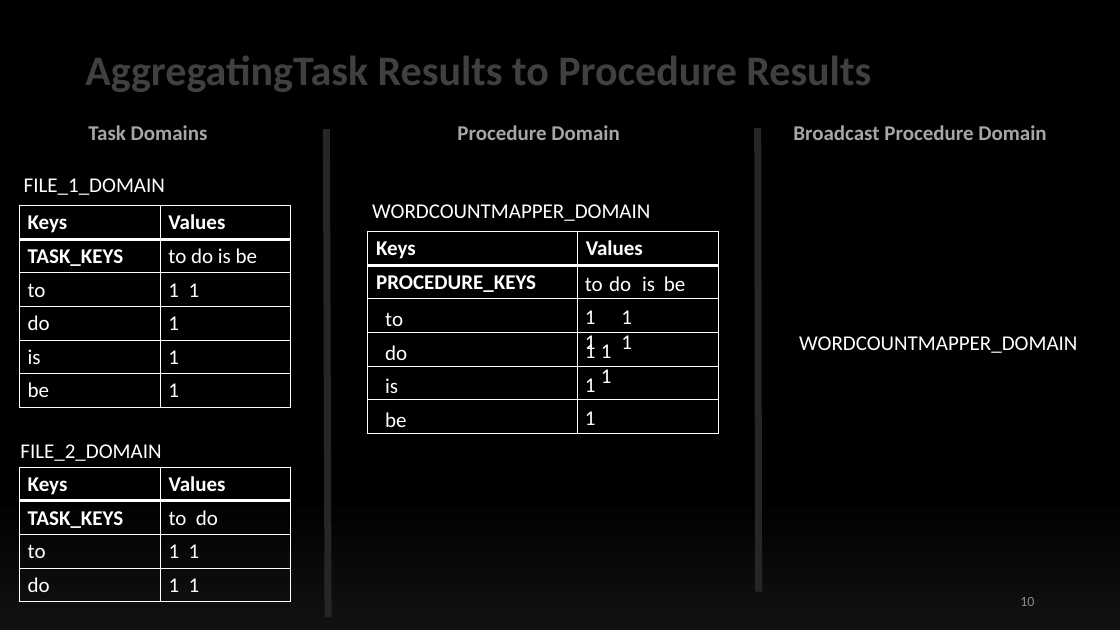
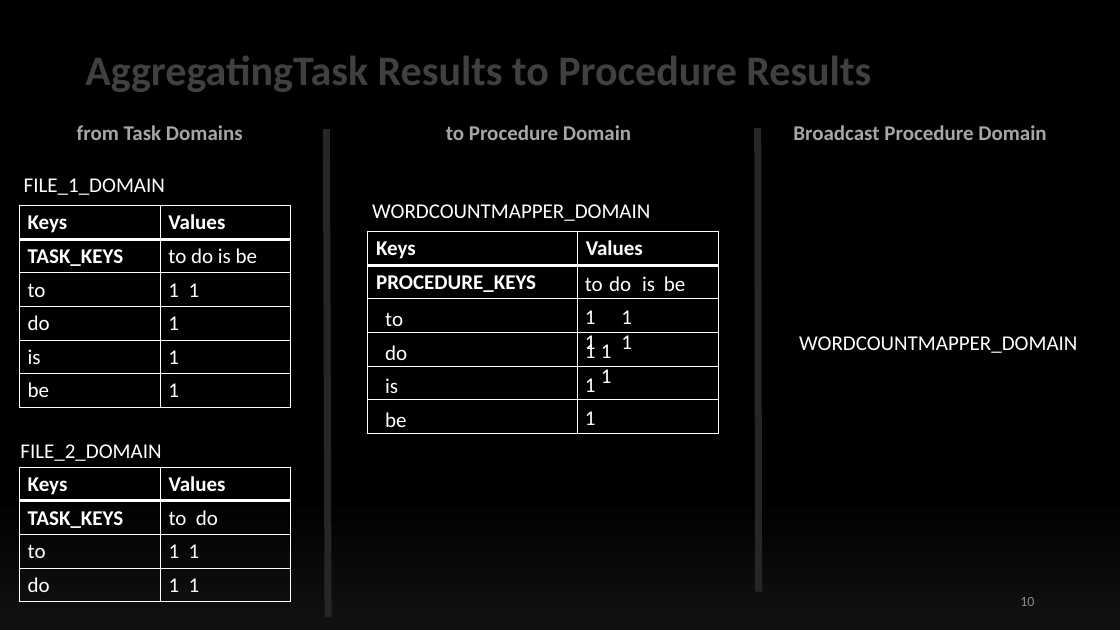
Before and after one commit to ollyblink/mt2, a slide deck: slide 10 of TomP2PTrials/files/presentations/InterimPresentation.pptx. Drawn at 1120x630 pixels with LibreOffice and Linux fonts; fonts in the diff are those of the drawing. Boxes give left, top, right and bottom in pixels: in the first picture for what was removed or moved away, otherwise in the second. Text is boxed around its words. In the diff, an @@ line names an element or a change of style, - is before the commit and + after.

```diff
--- a/TomP2PTrials/files/presentations/InterimPresentation.pptx
+++ b/TomP2PTrials/files/presentations/InterimPresentation.pptx
@@ text at (77, 125, 243, 140): text changed @@
-Task Domains
+from Task Domains
@@ text at (446, 125, 631, 140): text changed @@
-Procedure Domain
+to Procedure Domain
```
Also in this commit, not shown: 11 other slides changed, 1 slide removed, 12 other files.
